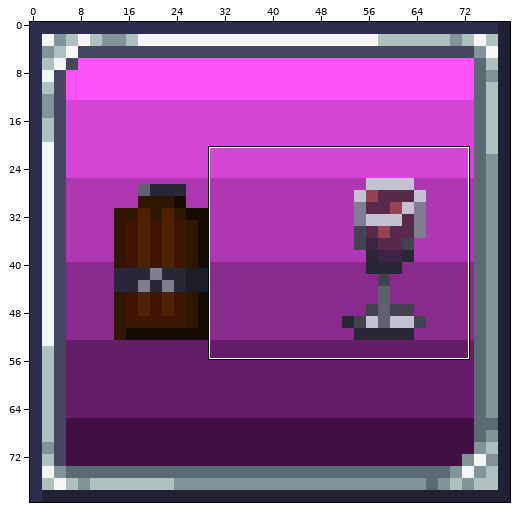
Sprite sheet: icon.png. Above, an overview of the earlier version with the close-up marked.
Close-up. Before the commit:
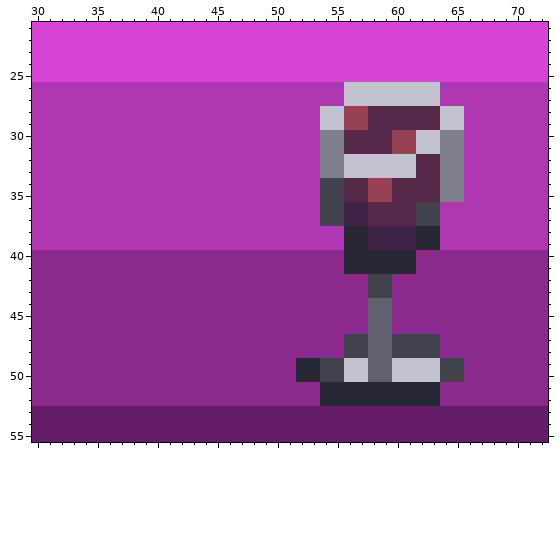
The file is 80x80 pixels. Colours within 5 levels of each other are drawn and written as one. Shown: x 30..72, y 21..55.
And afterwards:
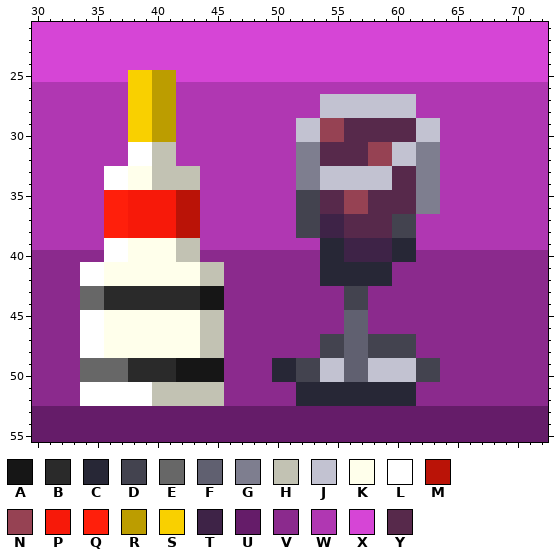
Palette (. is transparent): A #161616  B #2a2a2a  C #272736  D #43434f  E #676767  F #606070  G #7e7e8f  H #c2c2b3  J #c2c2d1  K #ffffeb  L #ffffff  M #ba1307  N #964253  P #f71909  Q #ff1f0b  R #bc9d00  S #f9d000  T #3e2347  U #651c69  V #8b2a8d  W #b037b2  X #d645d6  Y #57294b
What changed:
@@ x 30..72 @@
 24 XXXXXXXXXXXXXXXXXXXXXXXXXXXXXXXXXXXXXXXXXXX
-25 XXXXXXXXXXXXXXXXXXXXXXXXXXXXXXXXXXXXXXXXXXX
-26 WWWWWWWWWWWWWWWWWWWWWWWWWWJJJJJJJJWWWWWWWWW
-27 WWWWWWWWWWWWWWWWWWWWWWWWWWJJJJJJJJWWWWWWWWW
-28 WWWWWWWWWWWWWWWWWWWWWWWWJJNNYYYYYYJJWWWWWWW
-29 WWWWWWWWWWWWWWWWWWWWWWWWJJNNYYYYYYJJWWWWWWW
-30 WWWWWWWWWWWWWWWWWWWWWWWWGGYYYYNNJJGGWWWWWWW
-31 WWWWWWWWWWWWWWWWWWWWWWWWGGYYYYNNJJGGWWWWWWW
-32 WWWWWWWWWWWWWWWWWWWWWWWWGGJJJJJJYYGGWWWWWWW
-33 WWWWWWWWWWWWWWWWWWWWWWWWGGJJJJJJYYGGWWWWWWW
-34 WWWWWWWWWWWWWWWWWWWWWWWWDDYYNNYYYYGGWWWWWWW
-35 WWWWWWWWWWWWWWWWWWWWWWWWDDYYNNYYYYGGWWWWWWW
-36 WWWWWWWWWWWWWWWWWWWWWWWWDDTTYYYYDDWWWWWWWWW
-37 WWWWWWWWWWWWWWWWWWWWWWWWDDTTYYYYDDWWWWWWWWW
-38 WWWWWWWWWWWWWWWWWWWWWWWWWWCCTTTTCCWWWWWWWWW
-39 WWWWWWWWWWWWWWWWWWWWWWWWWWCCTTTTCCWWWWWWWWW
-40 VVVVVVVVVVVVVVVVVVVVVVVVVVCCCCCCVVVVVVVVVVV
-41 VVVVVVVVVVVVVVVVVVVVVVVVVVCCCCCCVVVVVVVVVVV
-42 VVVVVVVVVVVVVVVVVVVVVVVVVVVVDDVVVVVVVVVVVVV
-43 VVVVVVVVVVVVVVVVVVVVVVVVVVVVDDVVVVVVVVVVVVV
-44 VVVVVVVVVVVVVVVVVVVVVVVVVVVVFFVVVVVVVVVVVVV
-45 VVVVVVVVVVVVVVVVVVVVVVVVVVVVFFVVVVVVVVVVVVV
-46 VVVVVVVVVVVVVVVVVVVVVVVVVVVVFFVVVVVVVVVVVVV
-47 VVVVVVVVVVVVVVVVVVVVVVVVVVDDFFDDDDVVVVVVVVV
-48 VVVVVVVVVVVVVVVVVVVVVVVVVVDDFFDDDDVVVVVVVVV
-49 VVVVVVVVVVVVVVVVVVVVVVCCDDJJFFJJJJDDVVVVVVV
-50 VVVVVVVVVVVVVVVVVVVVVVCCDDJJFFJJJJDDVVVVVVV
-51 VVVVVVVVVVVVVVVVVVVVVVVVCCCCCCCCCCVVVVVVVVV
-52 VVVVVVVVVVVVVVVVVVVVVVVVCCCCCCCCCCVVVVVVVVV
+25 XXXXXXXXSSRRXXXXXXXXXXXXXXXXXXXXXXXXXXXXXXX
+26 WWWWWWWWSSRRWWWWWWWWWWWWWWWWWWWWWWWWWWWWWWW
+27 WWWWWWWWSSRRWWWWWWWWWWWWJJJJJJJJWWWWWWWWWWW
+28 WWWWWWWWSSRRWWWWWWWWWWWWJJJJJJJJWWWWWWWWWWW
+29 WWWWWWWWSSRRWWWWWWWWWWJJNNYYYYYYJJWWWWWWWWW
+30 WWWWWWWWSSRRWWWWWWWWWWJJNNYYYYYYJJWWWWWWWWW
+31 WWWWWWWWLLHHWWWWWWWWWWGGYYYYNNJJGGWWWWWWWWW
+32 WWWWWWWWLLHHWWWWWWWWWWGGYYYYNNJJGGWWWWWWWWW
+33 WWWWWWLLKKHHHHWWWWWWWWGGJJJJJJYYGGWWWWWWWWW
+34 WWWWWWLLKKHHHHWWWWWWWWGGJJJJJJYYGGWWWWWWWWW
+35 WWWWWWQQPPPPMMWWWWWWWWDDYYNNYYYYGGWWWWWWWWW
+36 WWWWWWQQPPPPMMWWWWWWWWDDYYNNYYYYGGWWWWWWWWW
+37 WWWWWWQQPPPPMMWWWWWWWWDDTTYYYYDDWWWWWWWWWWW
+38 WWWWWWQQPPPPMMWWWWWWWWDDTTYYYYDDWWWWWWWWWWW
+39 WWWWWWLLKKKKHHWWWWWWWWWWCCTTTTCCWWWWWWWWWWW
+40 VVVVVVLLKKKKHHVVVVVVVVVVCCTTTTCCVVVVVVVVVVV
+41 VVVVLLKKKKKKKKHHVVVVVVVVCCCCCCVVVVVVVVVVVVV
+42 VVVVLLKKKKKKKKHHVVVVVVVVCCCCCCVVVVVVVVVVVVV
+43 VVVVEEBBBBBBBBAAVVVVVVVVVVDDVVVVVVVVVVVVVVV
+44 VVVVEEBBBBBBBBAAVVVVVVVVVVDDVVVVVVVVVVVVVVV
+45 VVVVLLKKKKKKKKHHVVVVVVVVVVFFVVVVVVVVVVVVVVV
+46 VVVVLLKKKKKKKKHHVVVVVVVVVVFFVVVVVVVVVVVVVVV
+47 VVVVLLKKKKKKKKHHVVVVVVVVDDFFDDDDVVVVVVVVVVV
+48 VVVVLLKKKKKKKKHHVVVVVVVVDDFFDDDDVVVVVVVVVVV
+49 VVVVEEEEBBBBAAAAVVVVCCDDJJFFJJJJDDVVVVVVVVV
+50 VVVVEEEEBBBBAAAAVVVVCCDDJJFFJJJJDDVVVVVVVVV
+51 VVVVLLLLLLHHHHHHVVVVVVCCCCCCCCCCVVVVVVVVVVV
+52 VVVVLLLLLLHHHHHHVVVVVVCCCCCCCCCCVVVVVVVVVVV
 53 UUUUUUUUUUUUUUUUUUUUUUUUUUUUUUUUUUUUUUUUUUU
Pixel boxes of the changes (left, top, right, bottom) in both close-ups:
changed: (80, 70, 464, 406)
